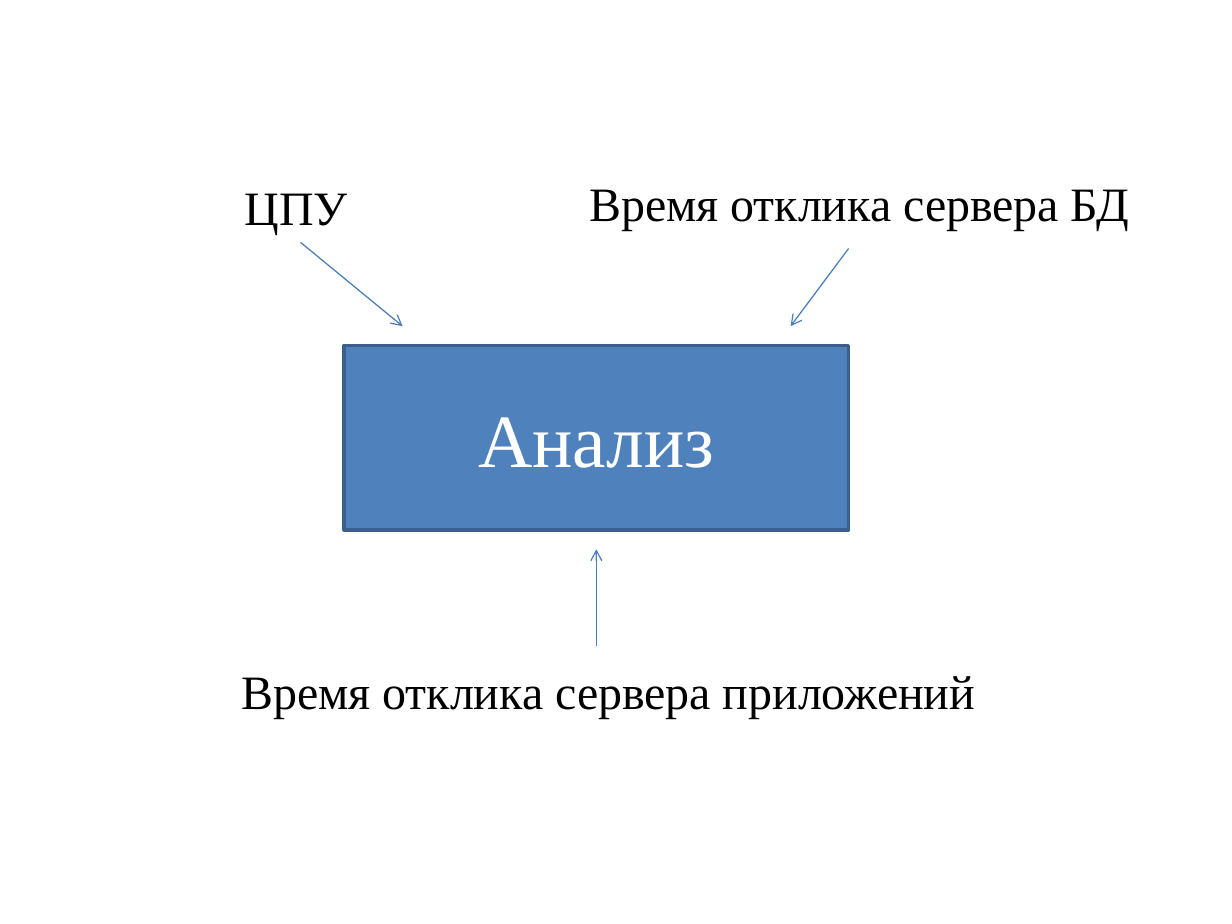
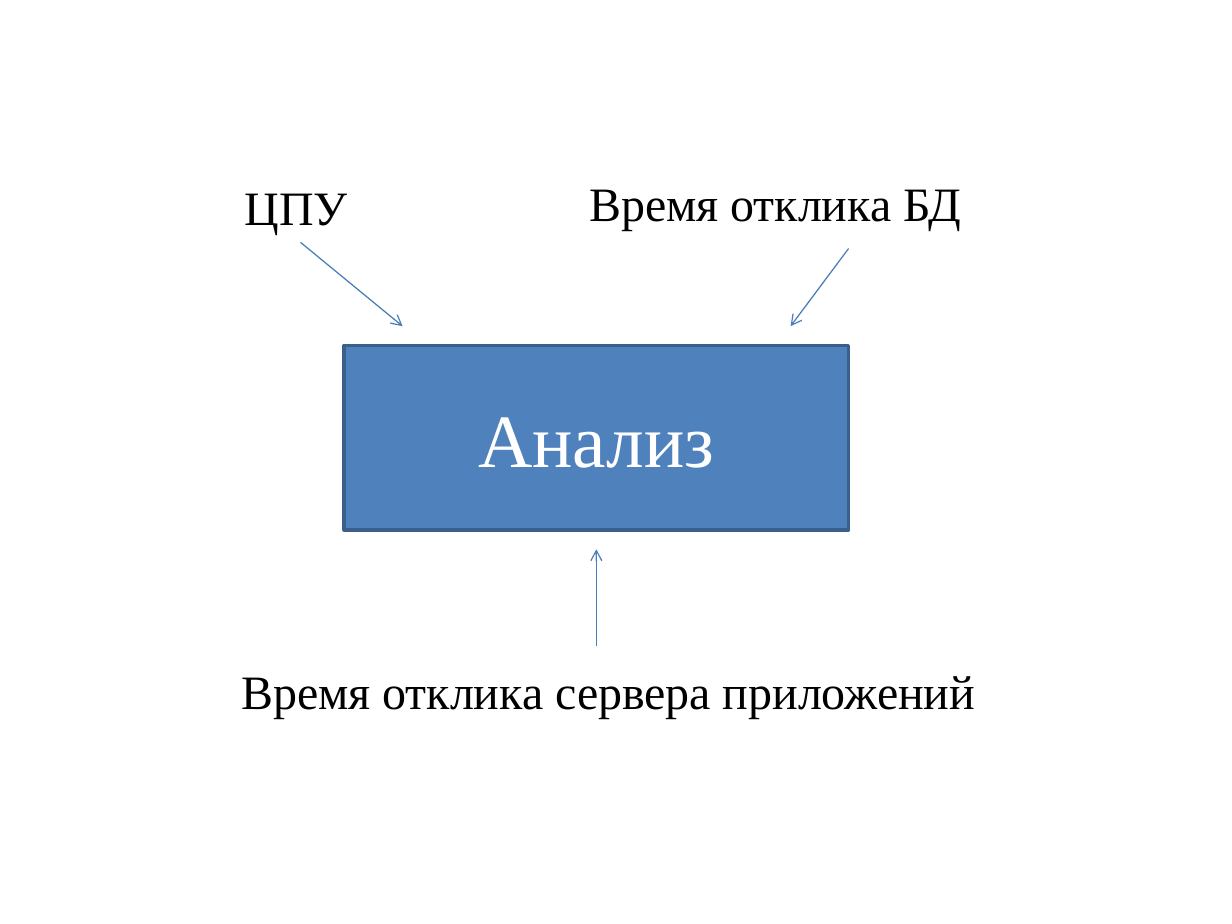
Before and after one commit to qwe86/dir, a slide deck: slide 4 of НИР_Бажаев.pptx. Drawn at 1232x924 pixels with LibreOffice and Linux fonts; fonts in the diff are those of the drawing. Boxes give left, top, right and bottom in pixels: in the first picture for what was removed or moved away, otherwise in the second. Text is boxed around its words. In the diff, an @@ line names an element or a change of style, - is before the commit and + after.

```diff
--- a/НИР_Бажаев.pptx
+++ b/НИР_Бажаев.pptx
@@ text at bbox=[589, 189, 961, 231]: text changed @@
-Время отклика сервера БД
+Время отклика БД
```
Also in this commit, not shown: 5 other slides changed, 5 slides added, 1 slide removed.
